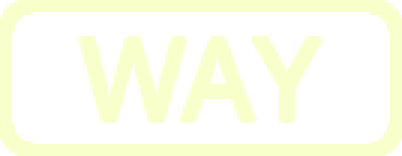
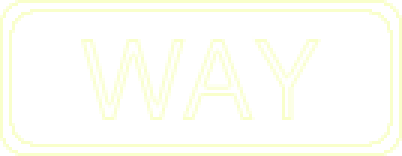
Before/after of a (402, 156) layered artwork. What changed in the layer stack:
painted on "WAY" over [81, 36, 321, 120]
painted on "레이어 1" over [3, 3, 399, 153]
